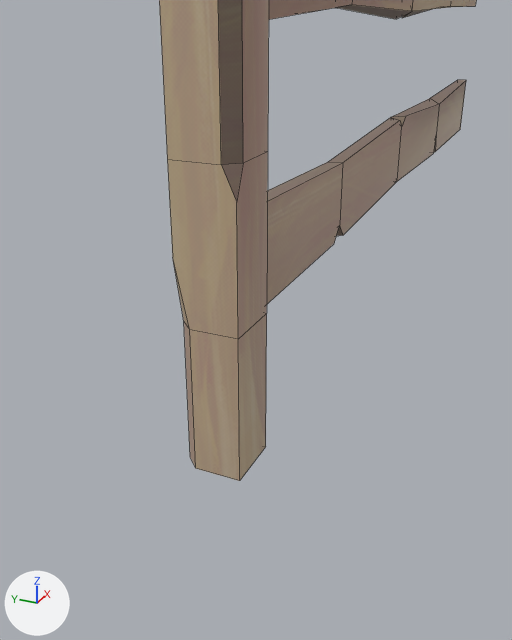
Before and after pictures for a commit that changed the FBX model Assets/Props/Fence/fence post half.fbx.
The view is the same before and after, from a 50 mm camera at (-7.53, -3.87, 5.99) aimed at (1.74, 0.3, 1.36). Every picture has the same lights, and +X, +Y and +Z are marked at lower left. Mesh edges are drawn as thin lines.
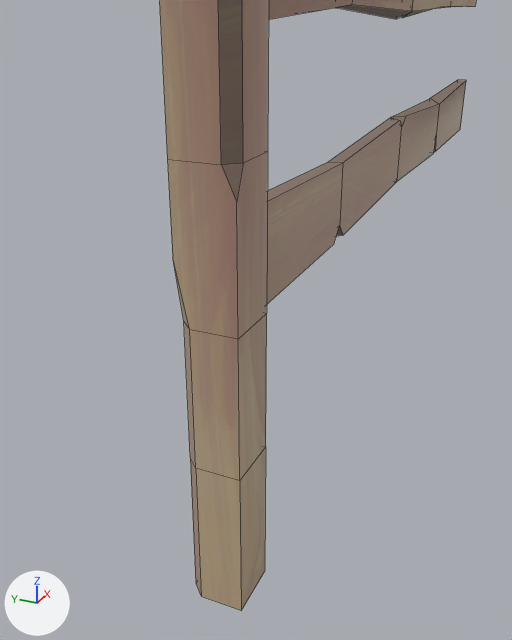
Commit message: placed more fences

What differs and where, as boxes [x1, y1, x2, y2] in the pictures (512 x 640 px):
```json
{"object": "Cube.002", "change": "reshaped", "before": [159, 0, 269, 481], "after": [159, 0, 269, 611]}
{"part": 1, "of": "me_cube_002", "change": "built on", "after": [190, 447, 266, 611], "on screen": "brown"}
{"part": 2, "of": "me_cube_002", "change": "surface changed", "before": [159, 0, 240, 481], "after": [159, 0, 240, 481]}
```

Edits to the scene script, one JSON object a line:
```json
{"block": "me_cube_002", "where": "# used by ob_cube_002; location = (0.0, 0.0, 0.0)"}
{"block": "me_cube_002", "where": "# verts and faces of me_cube_002; kept vertices keep their numbers, new ones are numbered from 45"}
{"block": "me_cube_002", "where": "# before: 1 (0.44, 0.44, 0.0), 3 (0.44, -0.44, 0.0) at pixel (265, 446), 6 (-0.44, -0.44, 0.0) at pixel (239, 480), 21 (-0.44, 0.24, 0.0) at pixel (195, 468), 22 (-0.24, 0.44, 0.0) at pixel (190, 457)"}
{"op": "remove", "block": "me_cube_002", "code": "me_cube_002.from_pydata(...)  # 45 vertices, 38 faces; spans x -0.52..0.51, y -0.52..0.51, z 0.0..9.31"}
{"op": "add", "block": "me_cube_002", "code": "me_cube_002.from_pydata(...)  # 50 vertices, 43 faces; spans x -0.52..0.51, y -0.52..0.51, z -2.38..9.31"}
{"block": "me_cube_002", "change": "me_cube_002 part 1"}
{"op": "add", "block": "me_cube_002", "code": "delete_faces([(1, 3, 6, 21, 22)])"}
{"op": "add", "block": "me_cube_002", "code": "for new, old in zip([*range(45, 50)], [1, 3, 6, 21, 22]): verts[new] = verts[old] + (0.0, 0.0, -2.38)"}
{"op": "add", "block": "me_cube_002", "code": "faces += [(6, 21, 48, 47), (45, 46, 47, 48, 49), (1, 3, 46, 45), (21, 22, 49, 48), (3, 6, 47, 46), (1, 45, 49, 22)]"}
{"block": "me_cube_002", "change": "me_cube_002 part 2: 9 kept faces spanning x -0.44..0.44, y -0.44..0.44, z 0.0..8.54 get new texture (UV) coordinates"}
```
